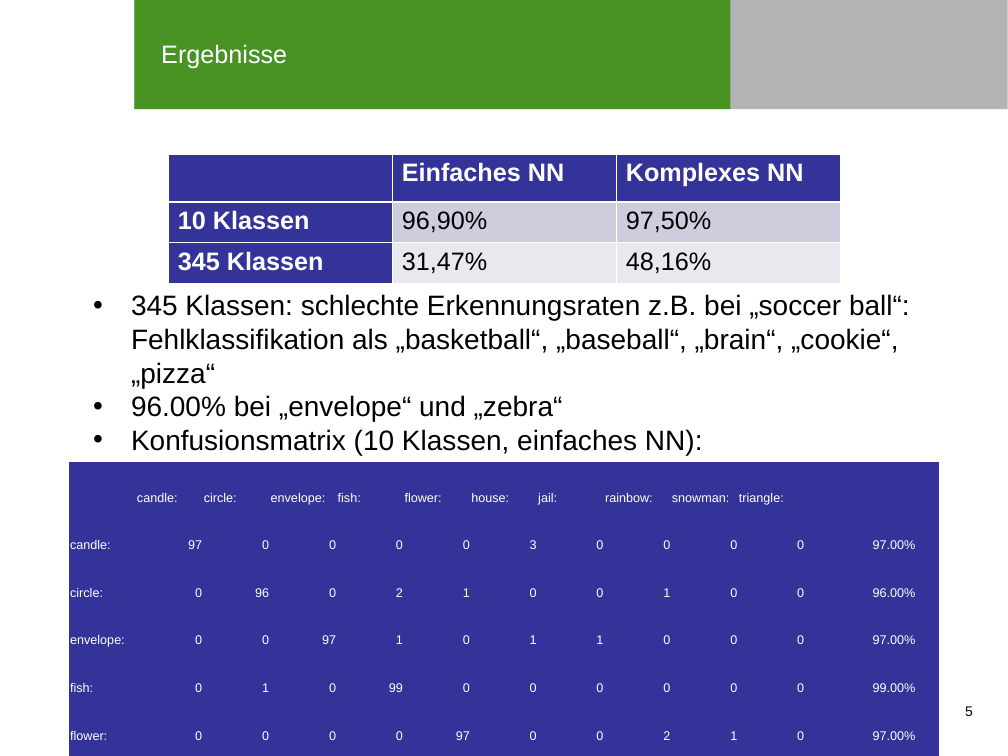
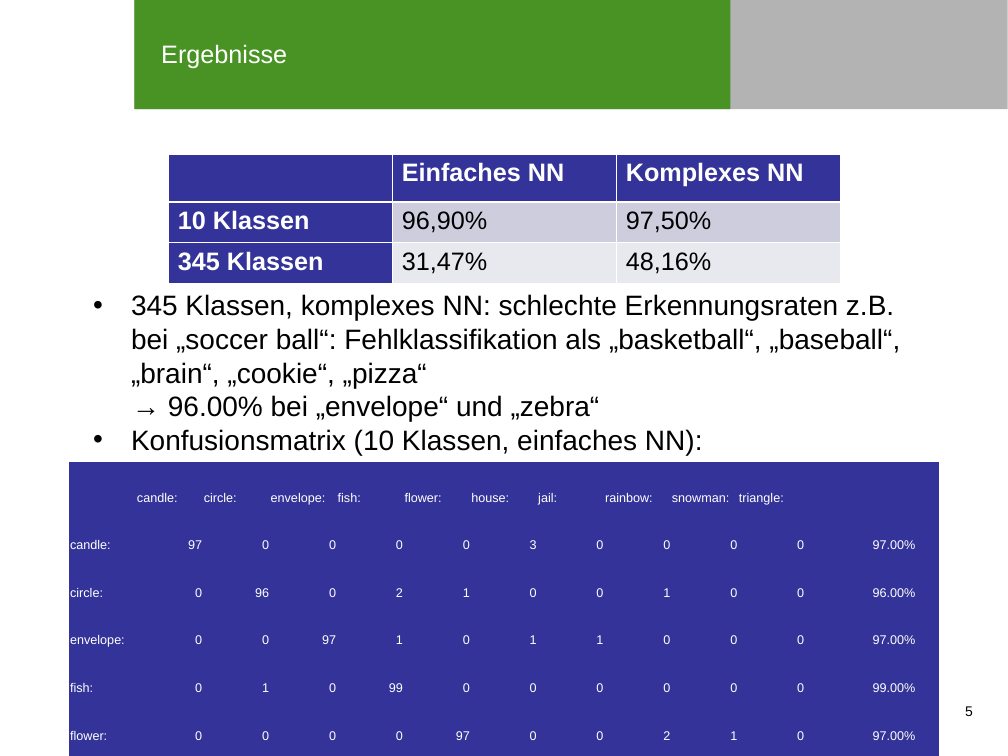
Before and after one commit to strieb/ssi_quickdraw, a slide deck: slide 5 of Präsentation/SSI_quickdraw Präsentation.ppt. Drawn at 1008x756 pixels with LibreOffice and Linux fonts; fonts in the diff are those of the drawing; background and template pictures are left out. Boxes give left, top, right and bottom in pixels: in the first picture for what was removed or moved away, otherwise in the second. Text is boxed around its words. In the diff, an @@ line names an element or a change of style, - is before the commit and + after.

Commit message:
Updated presentation

```diff
--- a/Präsentation/SSI_quickdraw Präsentation.ppt
+++ b/Präsentation/SSI_quickdraw Präsentation.ppt
@@ text at (131,294,900,421): text changed @@
-• 345 Klassen: schlechte Erkennungsraten z.B. bei „soccer ball“: Fehlklassifikation als „basketball“, „baseball“, „brain“, „cookie“, „pizza“
-• 96.00% bei „envelope“ und „zebra“
+• 345 Klassen, komplexes NN: schlechte Erkennungsraten z.B. bei „soccer ball“: Fehlklassifikation als „basketball“, „baseball“, „brain“, „cookie“, „pizza“
+→ 96.00% bei „envelope“ und „zebra“
```
Also in this commit, not shown: 1 other slide changed.
